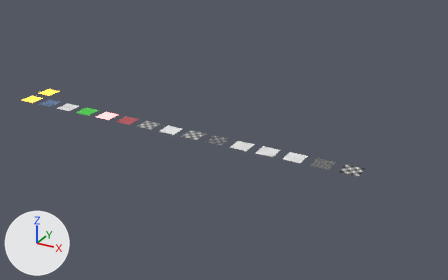
The Blender file packages/import-blend/test/fixtures/materials-4.2.blend: old version first, new version second.
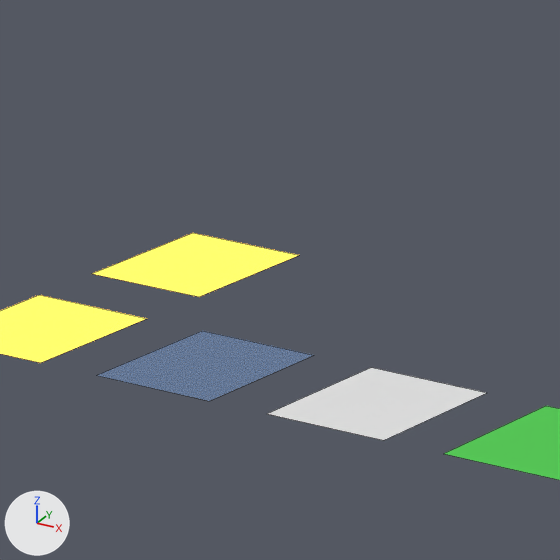
The first picture shows the older version from a 50 mm camera at (28.6, -26.7, 13.5) aimed at (13.2, 1.2, -0.5). The close-ups show the older and then the newer version on the part from 6% to 20% of the width and 23% to 44% of the height of that picture. Only the edits that show in the close-ups are written down. Every picture has the same lights, and +X, +Y and +Z are marked at lower left. The close-ups show mesh edges as thin lines.

Names of what the first close-up shows: 'AbsentPlane', 'DiffusePlane', 'GlassPlane', 'SwappedPlane', 'TexturedPlane'.
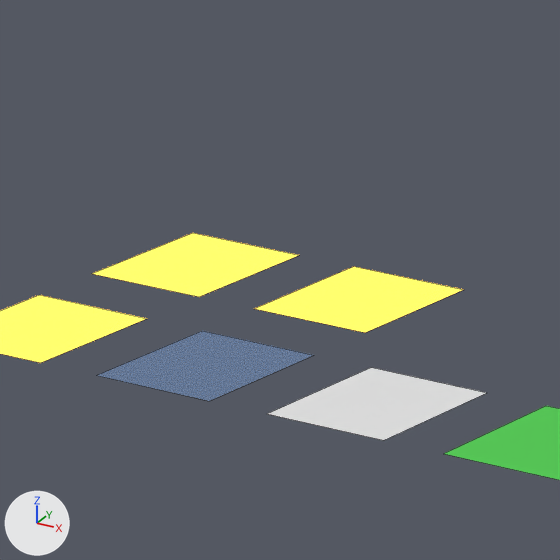
Pixel boxes [x1, y1, x2, y2] of what changed, in the close-ups (560 x 560 px):
'NoDetailPlane', added (yellow): after [254, 267, 464, 333]

The edits, one by one:
Mesh me_nodetailplanemesh is new.
It has 4 vertices, 1 face and spans x -0.5..0.5, y -0.5..0.5, z 0.0.
It uses material mat_textured.
Object 'NoDetailPlane' (ob_nodetailplane) is new; it shows me_nodetailplanemesh.
Its location is (1.5, 1.5, 0.0).
